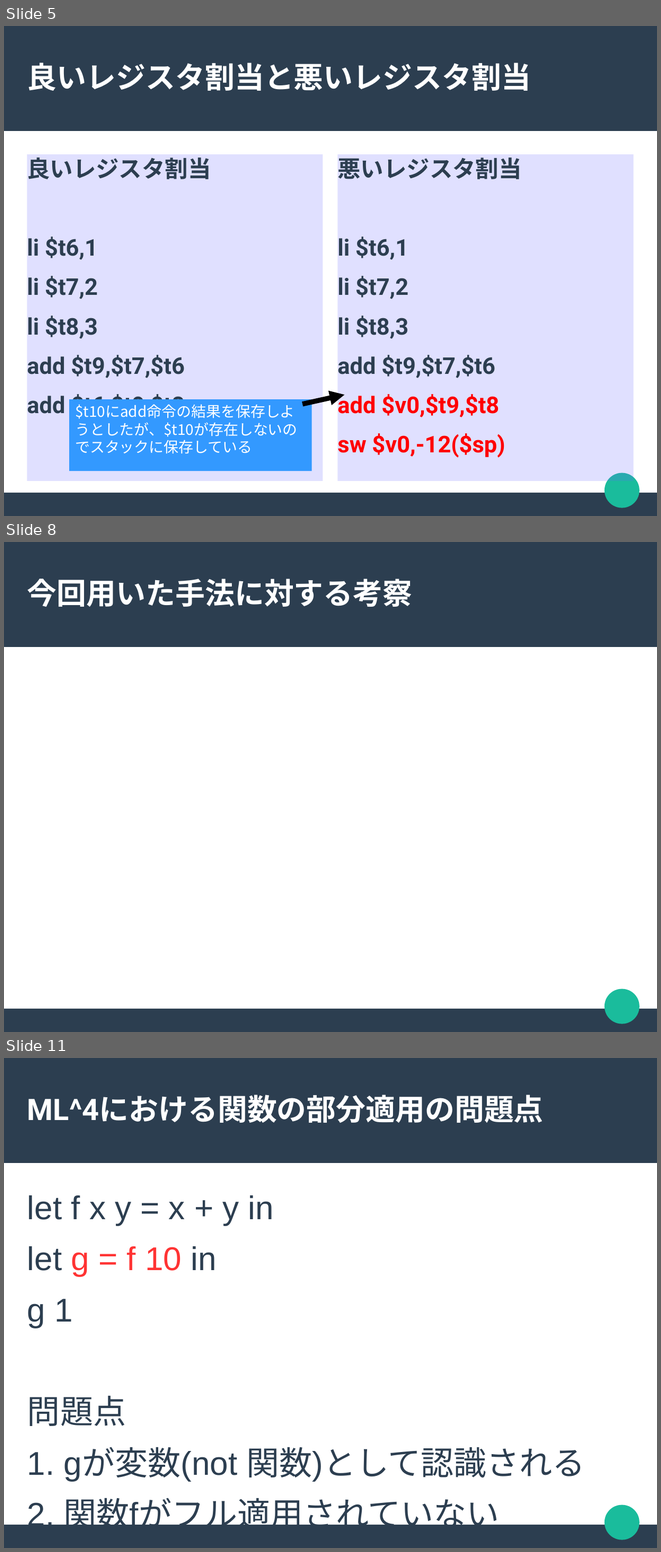
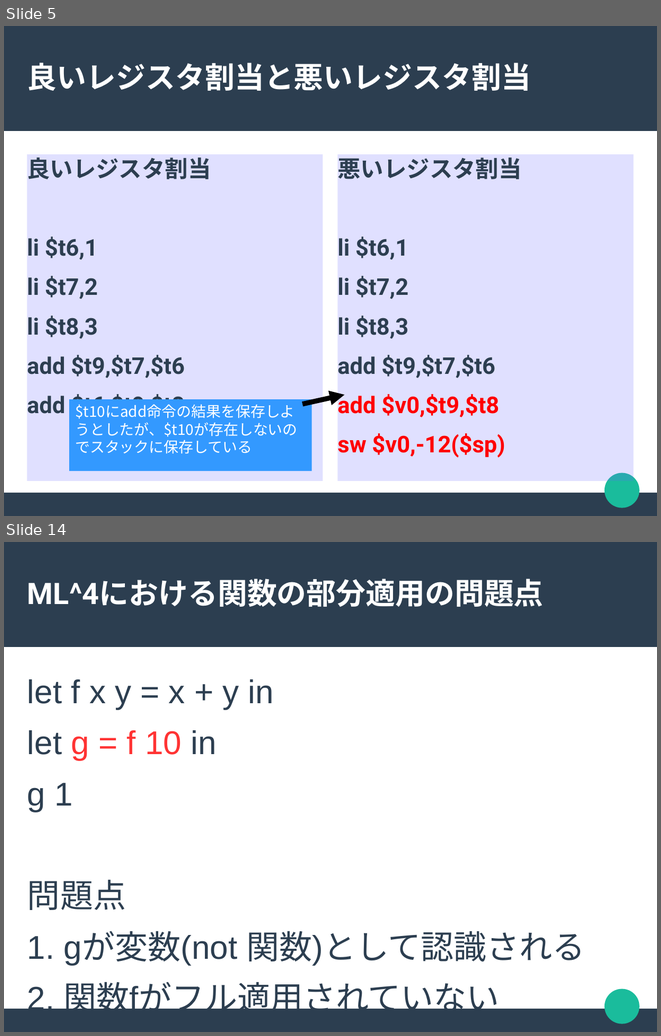
Before and after one commit to akawashiro/hml, a slide deck: hml.odp. Shown one above the other, each under a label of ours: slides 5, 8 and 11 before the commit, slides 5 and 14 after it; the slides between them are not shown. The pictures are 661x1552 and 661x1036 pixels, drawn with LibreOffice and Linux fonts; fonts in the diff are those of the drawing. Boxes give left, top, right and bottom in pixels: in the first picture for what was removed or moved away, otherwise in the second. Text is boxed around its words. In the diff, an @@ line names an element or a change of style, - is before the commit and + after.

```diff
--- a/hml.odp
+++ b/hml.odp
@@ slide 8 removed at <box>4,542,657,1032</box>, background #FFFFFF; not listed: 3 template elements that a slide beside it also shows @@
@@ title removed at <box>27,579,412,607</box> @@
-今回用いた手法に対する考察
@@ what was slide 11 is now slide 14 @@
```
Also in this commit, not shown: 2 slides changed, 6 slides added, 3 other slides removed.
